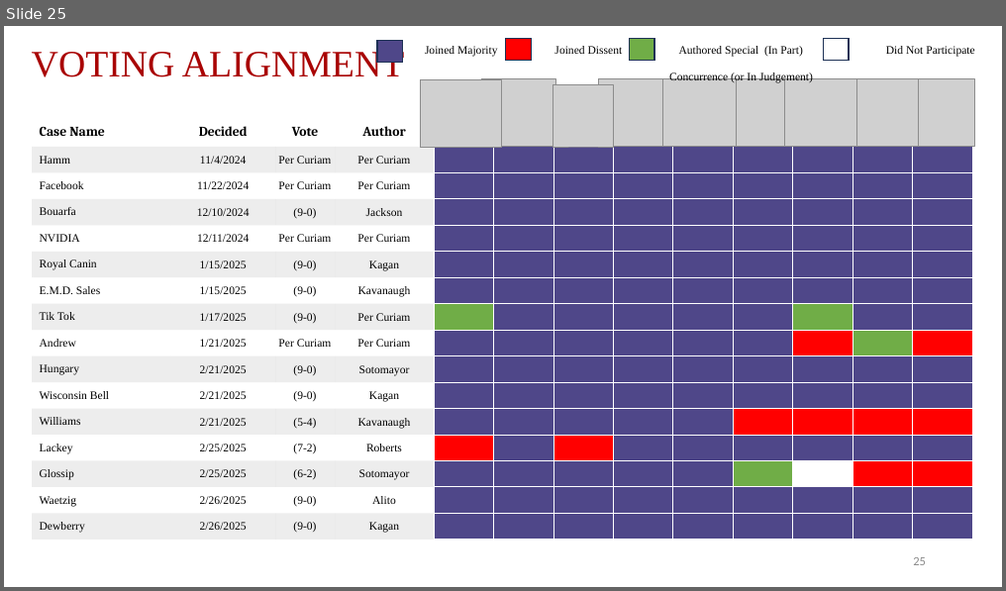
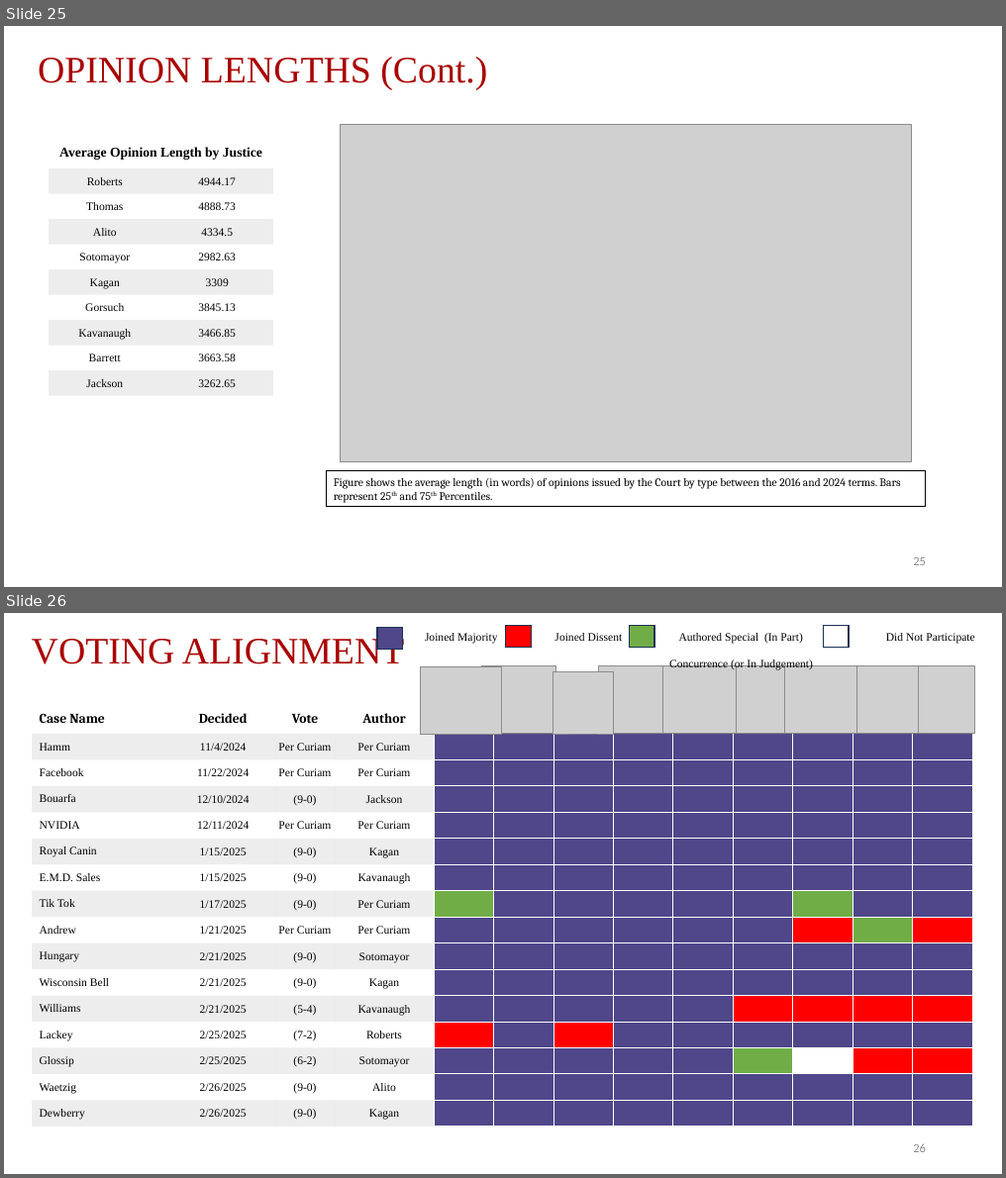
Before and after one commit to JakeTruscott/scotuswatch, a slide deck: Stat Reviews/OT24_StatReview/compilation/SCOTUSBlog/statpack_OT24.pptx. Shown one above the other, each under a label of ours: slide 25 before the commit, slides 25 and 26 after it. The pictures are 1006x591 and 1006x1178 pixels, drawn with LibreOffice and Linux fonts; fonts in the diff are those of the drawing; grey boxes stand for pictures. Boxes give left, top, right and bottom in pixels: in the first picture for what was removed or moved away, otherwise in the second. Text is boxed around its words. In the diff, an @@ line names an element or a change of style, - is before the commit and + after.

```diff
--- a/Stat Reviews/OT24_StatReview/compilation/SCOTUSBlog/statpack_OT24.pptx
+++ b/Stat Reviews/OT24_StatReview/compilation/SCOTUSBlog/statpack_OT24.pptx
@@ slide 25 added at <box>4,26,1002,587</box>, background #FFFFFF @@
@@ text added at <box>38,57,487,90</box>, 36 pt, text #A90404 @@
+OPINION LENGTHS (Cont.)
@@ table added at <box>49,104,273,396</box>, 11 rows, 2 columns @@
+ | 
+Average Opinion Length by Justice | 
+Roberts | 4944.17
+Thomas | 4888.73
+Alito | 4334.5
+Sotomayor | 2982.63
+Kagan | 3309
+Gorsuch | 3845.13
+Kavanaugh | 3466.85
+Barrett | 3663.58
+Jackson | 3262.65
@@ picture added at <box>341,124,912,463</box> @@
@@ rectangle added at <box>326,472,926,506</box>, outline #000000 0.75 pt, 11 pt, text #000000 @@
+Figure shows the average length (in words) of opinions issued by the Court by type between the 2016 and 2024 terms. Bars represent 25th and 75th Percentiles.
@@ page number added at <box>913,558,926,566</box>, 12 pt, text #8C8C8C @@
+25
@@ what was slide 25 is now slide 26 @@
```
Also in this commit, not shown: 7 slides changed, 13 other files.
